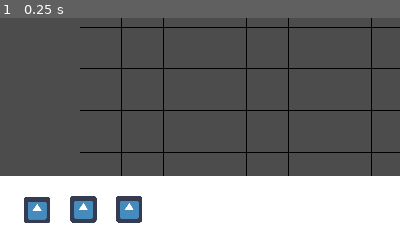
Above: before the commit, frame 1.
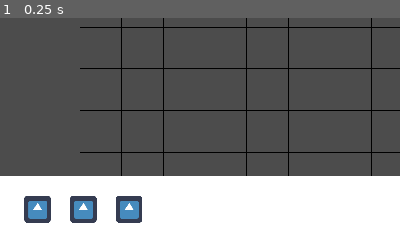
Above: after the commit, the same moment.

Repository: The-Koopalings/Flee_The_Factory
Game: Godot game, scene res://Scenes/Level_Components/LevelTemplate.tscn
Same seed, same stepped clock (60 frames per second), same inputs: the game is played once before the commit and once after it. The engine's default icon, where the game draws it, is replaced by a stand-in: a white triangle on a blue panel in a dark square.
Inputs:
- Up to frame 1 (0.25 s): no input
The pictures show only the part of the screen within x 0-50%, y 50-100%; the shares and areas given below are measured in that part.

The runs differ from the first frame. In frame 1, 0.1% of the frame differs, in the area x 6-13%, y 79-92%.

Commit message:
Run button does things. (check Godot console for outputs)

Diff:
--- a/Scenes/Level_Components/Code_Blocks/CodeBlock.tscn
+++ b/Scenes/Level_Components/Code_Blocks/CodeBlock.tscn
@@ -12,7 +12,6 @@
 }
 
 [node name="CollisionShape2D" type="CollisionShape2D" parent="."]
-position = Vector2( 0.5, -0.5 )
 shape = SubResource( 2 )
 __meta__ = {
 "_edit_group_": true
--- a/Scenes/Level_Components/Code_Blocks/Interact.tscn
+++ b/Scenes/Level_Components/Code_Blocks/Interact.tscn
@@ -14,7 +14,6 @@
 }
 
 [node name="CollisionShape2D" type="CollisionShape2D" parent="."]
-position = Vector2( 0.5, -0.5 )
 shape = SubResource( 1 )
 __meta__ = {
 "_edit_group_": true
--- a/Scenes/Level_Components/Code_Blocks/RotateLeft.tscn
+++ b/Scenes/Level_Components/Code_Blocks/RotateLeft.tscn
@@ -14,7 +14,6 @@
 }
 
 [node name="CollisionShape2D" type="CollisionShape2D" parent="."]
-position = Vector2( 0.5, -0.5 )
 shape = SubResource( 1 )
 __meta__ = {
 "_edit_group_": true
--- a/Scenes/Level_Components/FunctionBlock.tscn
+++ b/Scenes/Level_Components/FunctionBlock.tscn
@@ -1,7 +1,6 @@
-[gd_scene load_steps=4 format=2]
+[gd_scene load_steps=3 format=2]
 
 [ext_resource path="res://Scripts/Level_Components/FunctionBlockArea.gd" type="Script" id=1]
-[ext_resource path="res://Scripts/Level_Components/FunctionContainer.gd" type="Script" id=2]
 
 [sub_resource type="RectangleShape2D" id=1]
 extents = Vector2( 207.5, 97 )
@@ -26,11 +25,6 @@
 position = Vector2( 210, 100 )
 shape = SubResource( 1 )
 
-[node name="FunctionContainer" type="GridContainer" parent="FunctionBlockArea"]
-margin_right = 420.0
-margin_bottom = 200.0
-script = ExtResource( 2 )
-
 [node name="ColorRect" type="ColorRect" parent="FunctionBlockArea"]
 margin_right = 420.0
 margin_bottom = 200.0
@@ -42,7 +36,4 @@
 margin_bottom = 275.0
 color = Color( 0.129412, 0.823529, 0.12549, 1 )
 
-[connection signal="area_entered" from="FunctionBlockArea" to="FunctionBlockArea/FunctionContainer" method="_on_FunctionBlockArea_area_entered"]
-[connection signal="area_exited" from="FunctionBlockArea" to="FunctionBlockArea/FunctionContainer" method="_on_FunctionBlockArea_area_exited"]
-[connection signal="input_event" from="FunctionBlockArea" to="FunctionBlockArea/FunctionContainer" method="_on_FunctionBlockArea_input_event"]
-[connection signal="gui_input" from="FunctionBlockArea/FunctionContainer" to="FunctionBlockArea/FunctionContainer" method="_on_FunctionContainer_gui_input"]
+[connection signal="input_event" from="FunctionBlockArea" to="FunctionBlockArea" method="_on_FunctionBlockArea_input_event"]
--- a/Scenes/Level_Components/IDE.tscn
+++ b/Scenes/Level_Components/IDE.tscn
@@ -1,12 +1,14 @@
-[gd_scene load_steps=2 format=2]
+[gd_scene load_steps=3 format=2]
 
 [ext_resource path="res://Scenes/Level_Components/FunctionBlock.tscn" type="PackedScene" id=1]
+[ext_resource path="res://Scripts/Level_Components/IDE.gd" type="Script" id=2]
 
 [node name="IDE" type="VBoxContainer"]
 margin_right = 480.0
 margin_bottom = 1080.0
+script = ExtResource( 2 )
 
-[node name="FunctionBlockControl" parent="." instance=ExtResource( 1 )]
+[node name="Main" parent="." instance=ExtResource( 1 )]
 rect_min_size = Vector2( 480, 275 )
 
 [node name="FunctionBlockControl2" parent="." instance=ExtResource( 1 )]
@@ -25,3 +27,5 @@
 margin_bottom = 1067.0
 rect_min_size = Vector2( 480, 230 )
 text = "RUN"
+
+[connection signal="pressed" from="Button" to="." method="_on_Button_pressed"]
--- a/Scenes/Level_Components/LevelTemplate.tscn
+++ b/Scenes/Level_Components/LevelTemplate.tscn
@@ -15,7 +15,7 @@
 [node name="CodeBlockBar" parent="." instance=ExtResource( 5 )]
 
 [node name="Forward" parent="CodeBlockBar" instance=ExtResource( 4 )]
-position = Vector2( 89, 83 )
+position = Vector2( 90, 81 )
 
 [node name="RotateLeft" parent="CodeBlockBar" instance=ExtResource( 1 )]
 position = Vector2( 200, 81 )
--- a/Scripts/Level_Components/Code_Blocks/Call_Function.gd
+++ b/Scripts/Level_Components/Code_Blocks/Call_Function.gd
@@ -11,4 +11,5 @@
 
 
 func emitSignal():
+	print("CALLING FUNCTION")
 	emit_signal("functionSignal")
--- a/Scripts/Level_Components/Code_Blocks/Forward.gd
+++ b/Scripts/Level_Components/Code_Blocks/Forward.gd
@@ -11,4 +11,5 @@
 
 
 func emitSignal():
+	print("MOVING FORWARDS")
 	emit_signal("forwardSignal")
--- a/Scripts/Level_Components/Code_Blocks/Interact.gd
+++ b/Scripts/Level_Components/Code_Blocks/Interact.gd
@@ -11,4 +11,5 @@
 
 
 func emitSignal():
+	print("INTERACTING")
 	emit_signal("interactSignal")
--- a/Scripts/Level_Components/Code_Blocks/Rotate_Left.gd
+++ b/Scripts/Level_Components/Code_Blocks/Rotate_Left.gd
@@ -11,4 +11,5 @@
 
 
 func emitSignal():
+	print("ROTATING LEFT")
 	emit_signal("rotateLeftSignal")
--- a/Scripts/Level_Components/Code_Blocks/Rotate_Right.gd
+++ b/Scripts/Level_Components/Code_Blocks/Rotate_Right.gd
@@ -11,4 +11,5 @@
 
 
 func emitSignal():
+	print("ROTATING RIGHT")
 	emit_signal("rotateRightSignal")
--- a/Scripts/Level_Components/FunctionBlockArea.gd
+++ b/Scripts/Level_Components/FunctionBlockArea.gd
@@ -1,16 +1,56 @@
 extends Area2D
 
+var CodeBlock = null
+var PathToCodeBlocks = "res://Scenes/Level_Components/Code_Blocks/"
+var Template = load(PathToCodeBlocks + "CodeBlock.tscn")
+var Forward = load(PathToCodeBlocks + "Forward.tscn")
+var RotateLeft = load(PathToCodeBlocks + "RotateLeft.tscn")
+var RotateRight = load(PathToCodeBlocks + "RotateRight.tscn")
 
-# Declare member variables here. Examples:
-# var a = 2
-# var b = "text"
+var numBlocks = 0
+var rowSize = 7
+var blockSize = 75 #Replace with actual codeblock size
 
 # Called when the node enters the scene tree for the first time.
 func _ready():
-	monitoring = true;
-
-
+	monitoring = true
+	connect("area_entered",self,"_on_FunctionBlockArea_area_entered")
+	connect("area_exited",self,"_on_FunctionBlockArea_area_exited")
+	connect("drag",self,"_on_Code_Block_drag")
+	#set_columns(7)
 
 # Called every frame. 'delta' is the elapsed time since the previous frame.
 #func _process(delta):
 #	pass
+
+
+func _on_FunctionBlockArea_area_entered(area):
+	if CodeBlock == null:
+		CodeBlock = area
+	print("HIT " + area.name + " in " + name)
+
+func _on_FunctionBlockArea_area_exited(area):
+	CodeBlock = null
+
+
+func _on_FunctionBlockArea_input_event(viewport, event, shape_idx):
+	#If dropped codeblock onto this grid
+	if event is InputEventMouseButton and (event.button_index == BUTTON_LEFT and !event.pressed):
+		var child = null
+		#Check for valid codeblock
+		match CodeBlock.name:
+			"Forward":
+				child = Forward.instance()
+			"RotateLeft":
+				child = RotateLeft.instance()
+			"RotateRight":
+				child = RotateRight.instance()
+
+		#Add codeblock node to tree
+		if child != null:
+			child.position = Vector2(blockSize * (numBlocks%rowSize), blockSize * int(numBlocks/rowSize))
+			print(child.position)
+			numBlocks += 1
+			add_child(child, true)
+
+		print("DROPPED " + CodeBlock.name + " in " + name)
--- a/Scripts/Level_Components/FunctionContainer.gd
+++ /dev/null
@@ -1,57 +0,0 @@
-extends GridContainer
-
-
-# Declare member variables here. Examples:
-# var a = 2
-# var b = "text"
-var CodeBlock = null
-var PathToCodeBlocks = "res://Scenes/Level_Components/Code_Blocks/"
-var Forward = load(PathToCodeBlocks + "Forward.tscn")
-var RotateLeft = load(PathToCodeBlocks + "RotateLeft.tscn")
-var RotateRight = load(PathToCodeBlocks + "RotateRight.tscn")
-
-
-
-# Called when the node enters the scene tree for the first time.
-func _ready():
-	connect("area_entered",self,"_on_FunctionBlockArea_area_entered")
-	connect("area_exited",self,"_on_FunctionBlockArea_area_exited")
-	connect("drag",self,"_on_Code_Block_drag")
-	set_columns(7)
-
-# Called every frame. 'delta' is the elapsed time since the previous frame.
-#func _process(delta):
-#	pass
-
-
-func _on_FunctionBlockArea_area_entered(area):
-	if CodeBlock == null:
-		CodeBlock = area
-	print("HIT " + area.name + " in " + name)
-
-func _on_FunctionBlockArea_area_exited(area):
-	CodeBlock = null
-
-
-func _on_FunctionBlockArea_input_event(viewport, event, shape_idx):
-	#If dropped codeblock onto this grid
-	if event is InputEventMouseButton and (event.button_index == BUTTON_LEFT and !event.pressed):
-		var child = null
-		#Check for valid codeblock
-		match CodeBlock.name:
-			"Forward":
-				child = Forward.instance()
-			"RotateLeft":
-				child = RotateLeft.instance()
-			"RotateRight":
-				child = RotateRight.instance()
-
-		#Add codeblock node to tree
-		child.position = Vector2()
-		add_child(child)
-
-		for c in get_children():
-			print(c.name)
-			print(c.position)
-
-		print("DROPPED " + CodeBlock.name + " in " + name)
--- /dev/null
+++ b/Scripts/Level_Components/IDE.gd
@@ -0,0 +1,28 @@
+extends VBoxContainer
+
+
+# Declare member variables here. Examples:
+# var a = 2
+# var b = "text"
+onready var main = get_node("Main/FunctionBlockArea")
+
+# Called when the node enters the scene tree for the first time.
+func _ready():
+	pass # Replace with function body.
+
+
+# Called every frame. 'delta' is the elapsed time since the previous frame.
+#func _process(delta):
+#	pass
+
+
+func _on_Button_pressed():
+	var code = main.get_children()
+	#Pop all the none code children
+	code.pop_front()
+	code.pop_front()
+
+	print(code)
+
+	for block in code:
+		block.emitSignal()
--- /dev/null
+++ b/default_env.tres
@@ -0,0 +1,7 @@
+[gd_resource type="Environment" load_steps=2 format=2]
+
+[sub_resource type="ProceduralSky" id=1]
+
+[resource]
+background_mode = 2
+background_sky = SubResource( 1 )
